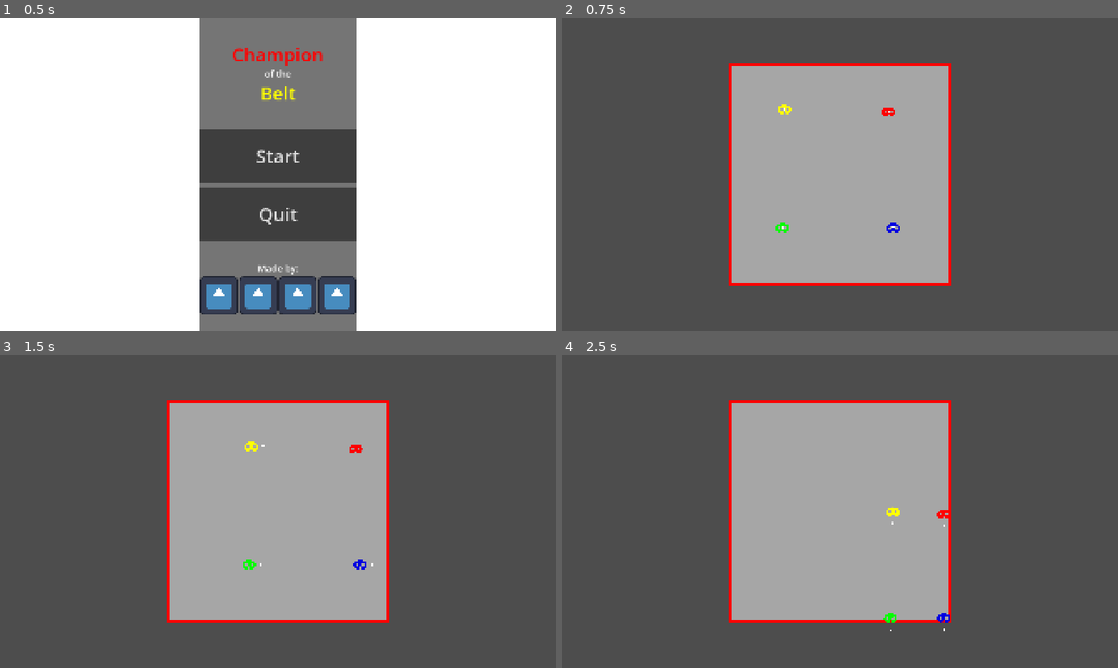
Above: before the commit, frames 1-4 (two rows, left to right).
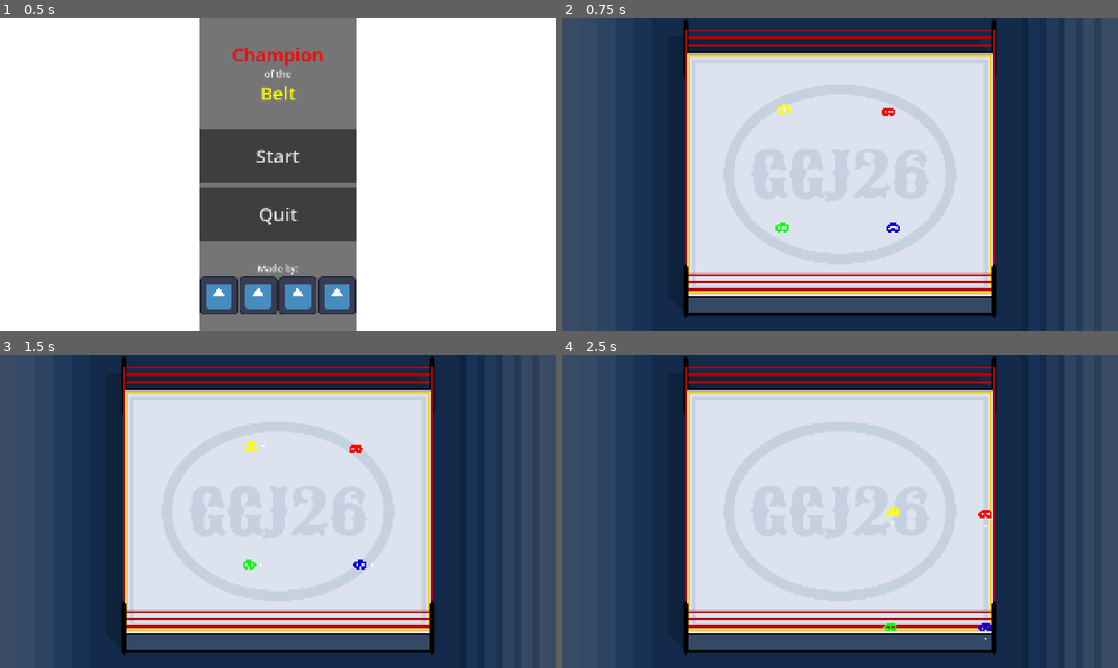
Above: after the commit, the same moments.

Repository: DeepRestGames/global-game-jam-2026
Game: Godot game, scene res://Scenes/main_menu.tscn
Two runs of this game, one before a commit and one after it. Both use one fixed random seed, a clock stepped at 60 frames per second and the inputs below. The engine's default icon, where the game draws it, is replaced by a stand-in: a white triangle on a blue panel in a dark square.
Inputs (mouse positions are in pixels of both pictures, inside the frame that each line leads up to):
- Up to frame 1 (0.5 s): no input
- Up to frame 2 (0.75 s): click "Start" at 0.5 s
- Up to frame 3 (1.5 s): tap Enter at 1.25 s; move the mouse to (400, 495) at 1.27 s; press the mouse at (400, 495) at 1.28 s; hold D (move_right) from 1.28 s (still down)
- Up to frame 4 (2.5 s): move the mouse to (728, 527) at 2.02 s; release D (move_right) at 2.03 s; release the mouse at (728, 527) at 2.03 s; hold S (move_down) from 2.03 s (still down); click (728, 527) at 2.1 s

Frame 1 is identical in both runs. In frame 2, 94% of the frame differs, in the area x 3-97%, y 0-100%; in frame 3, 94%; in frame 4, 94%.

Commit message:
Added scene mockup

Diff:
--- a/global-game-jam-2026/Scenes/game_scene.tscn
+++ b/global-game-jam-2026/Scenes/game_scene.tscn
@@ -2,6 +2,7 @@
 
 [ext_resource type="Script" uid="uid://co0xlb5mcbjqu" path="res://scripts/environment/camera.gd" id="1_b6fju"]
 [ext_resource type="Script" uid="uid://bk3s2boednv7" path="res://scripts/environment/ring.gd" id="1_x87qo"]
+[ext_resource type="Texture2D" uid="uid://dgog2ix0inyea" path="res://art/arena_background.png" id="3_bw6k5"]
 [ext_resource type="PackedScene" uid="uid://b36wdrqemc1e" path="res://scenes/player/player.tscn" id="3_ycayy"]
 
 [sub_resource type="WorldBoundaryShape2D" id="WorldBoundaryShape2D_oqyrl"]
@@ -15,26 +16,17 @@
 [sub_resource type="WorldBoundaryShape2D" id="WorldBoundaryShape2D_6h5vk"]
 normal = Vector2(-1, 0)
 
-[sub_resource type="Gradient" id="Gradient_oqyrl"]
-offsets = PackedFloat32Array(1)
-colors = PackedColorArray(1, 1, 1, 1)
+[sub_resource type="RectangleShape2D" id="RectangleShape2D_oqyrl"]
+size = Vector2(4, 832)
 
-[sub_resource type="GradientTexture2D" id="GradientTexture2D_x87qo"]
-gradient = SubResource("Gradient_oqyrl")
-width = 768
-height = 768
+[sub_resource type="RectangleShape2D" id="RectangleShape2D_bw6k5"]
+size = Vector2(6.000061, 1051.9999)
 
-[sub_resource type="RectangleShape2D" id="RectangleShape2D_oqyrl"]
-size = Vector2(8, 768)
+[sub_resource type="RectangleShape2D" id="RectangleShape2D_y3j0m"]
+size = Vector2(4, 832)
 
-[sub_resource type="Gradient" id="Gradient_x87qo"]
-offsets = PackedFloat32Array(1)
-colors = PackedColorArray(1, 0, 0, 1)
-
-[sub_resource type="GradientTexture2D" id="GradientTexture2D_b6fju"]
-gradient = SubResource("Gradient_x87qo")
-width = 8
-height = 768
+[sub_resource type="RectangleShape2D" id="RectangleShape2D_rurhu"]
+size = Vector2(6.000061, 1051.9999)
 
 [node name="GameScene" type="Node2D" unique_id=2085927401]
 
@@ -44,61 +36,48 @@
 [node name="Ring" type="Node2D" parent="." unique_id=472433510]
 script = ExtResource("1_x87qo")
 
+[node name="Sprite2D" type="Sprite2D" parent="Ring" unique_id=1947900115]
+texture = ExtResource("3_bw6k5")
+
 [node name="StaticBody2D" type="StaticBody2D" parent="Ring" unique_id=1511064073]
 
 [node name="CollisionShape2D" type="CollisionShape2D" parent="Ring/StaticBody2D" unique_id=431483282]
-position = Vector2(0, 384)
+position = Vector2(0, 416)
 shape = SubResource("WorldBoundaryShape2D_oqyrl")
 
 [node name="CollisionShape2D2" type="CollisionShape2D" parent="Ring/StaticBody2D" unique_id=808203676]
-position = Vector2(-384, 0)
+position = Vector2(-528, 0)
 shape = SubResource("WorldBoundaryShape2D_x87qo")
 
 [node name="CollisionShape2D3" type="CollisionShape2D" parent="Ring/StaticBody2D" unique_id=454886608]
-position = Vector2(0, -384)
+position = Vector2(0, -416)
 shape = SubResource("WorldBoundaryShape2D_b6fju")
 
 [node name="CollisionShape2D4" type="CollisionShape2D" parent="Ring/StaticBody2D" unique_id=264058572]
-position = Vector2(384, 0)
+position = Vector2(528, 0)
 shape = SubResource("WorldBoundaryShape2D_6h5vk")
-
-[node name="Sprite2D" type="Sprite2D" parent="Ring/StaticBody2D" unique_id=221755507]
-self_modulate = Color(0.65, 0.65, 0.65, 1)
-texture = SubResource("GradientTexture2D_x87qo")
 
 [node name="Border" type="Area2D" parent="Ring" unique_id=1450656480]
 collision_layer = 0
 monitorable = false
 
 [node name="CollisionShape2D" type="CollisionShape2D" parent="Ring/Border" unique_id=1571493907]
-position = Vector2(-380, 0)
+position = Vector2(-526, 0)
 shape = SubResource("RectangleShape2D_oqyrl")
 
-[node name="Sprite2D" type="Sprite2D" parent="Ring/Border/CollisionShape2D" unique_id=147197093]
-texture = SubResource("GradientTexture2D_b6fju")
-
 [node name="CollisionShape2D2" type="CollisionShape2D" parent="Ring/Border" unique_id=1576900950]
-position = Vector2(0, -380.00003)
+position = Vector2(-1.4901161e-08, -412.00003)
 rotation = 1.5703008
-shape = SubResource("RectangleShape2D_oqyrl")
-
-[node name="Sprite2D" type="Sprite2D" parent="Ring/Border/CollisionShape2D2" unique_id=568018190]
-texture = SubResource("GradientTexture2D_b6fju")
+shape = SubResource("RectangleShape2D_bw6k5")
 
 [node name="CollisionShape2D3" type="CollisionShape2D" parent="Ring/Border" unique_id=1688141736]
-position = Vector2(380, 0)
-shape = SubResource("RectangleShape2D_oqyrl")
-
-[node name="Sprite2D" type="Sprite2D" parent="Ring/Border/CollisionShape2D3" unique_id=1543324892]
-texture = SubResource("GradientTexture2D_b6fju")
+position = Vector2(524, 0)
+shape = SubResource("RectangleShape2D_y3j0m")
 
 [node name="CollisionShape2D4" type="CollisionShape2D" parent="Ring/Border" unique_id=542635168]
-position = Vector2(-1.4901161e-08, 379.99997)
+position = Vector2(-0.00049552444, 415.00003)
 rotation = 1.5703008
-shape = SubResource("RectangleShape2D_oqyrl")
-
-[node name="Sprite2D" type="Sprite2D" parent="Ring/Border/CollisionShape2D4" unique_id=1608770280]
-texture = SubResource("GradientTexture2D_b6fju")
+shape = SubResource("RectangleShape2D_rurhu")
 
 [node name="Player" parent="." unique_id=881583183 instance=ExtResource("3_ycayy")]
 position = Vector2(-192, -224)
Binary file added: global-game-jam-2026/art/arena_background.png
Not shown, added: global-game-jam-2026/art/arena_background.png.import
